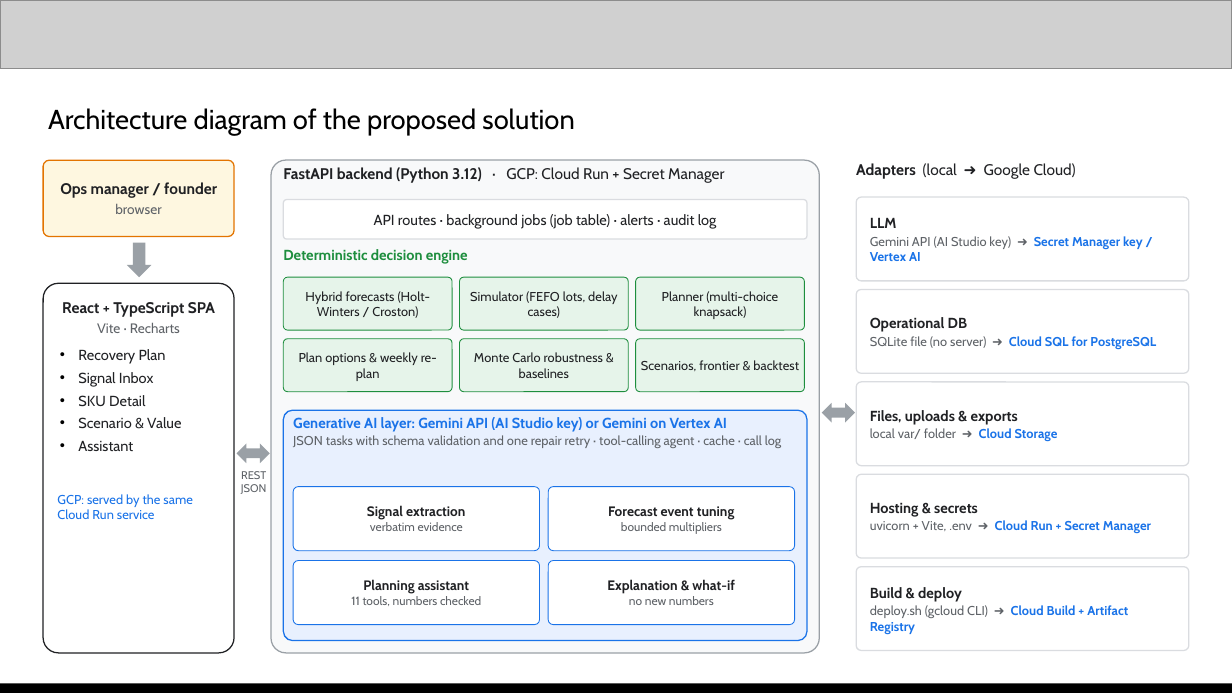
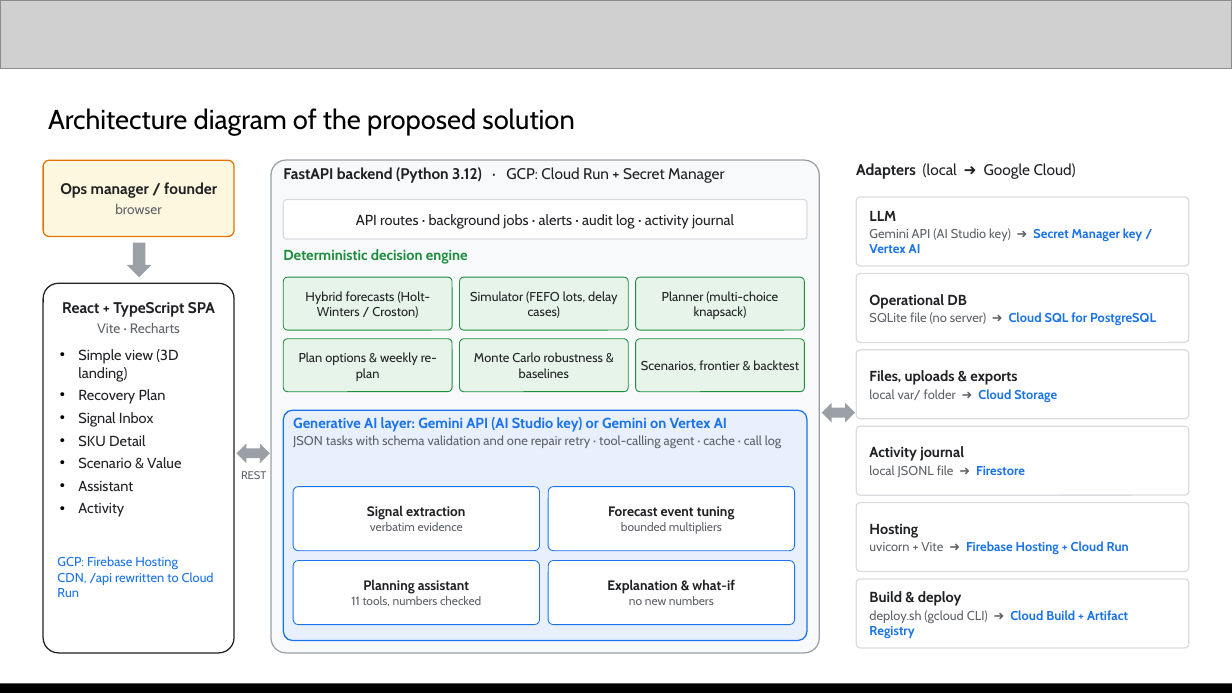
Before and after one commit to Xhahat/inventory-rescue, a slide deck: slide 7 of docs/Inventory_Rescue_AI_Builder_Cup.pptx. Drawn at 1232x693 pixels with LibreOffice and Linux fonts; fonts in the diff are those of the drawing; grey boxes stand for pictures. Boxes give left, top, right and bottom in pixels: in the first picture for what was removed or moved away, otherwise in the second. Text is boxed around its words. In the diff, an @@ line names an element or a change of style, - is before the commit and + after.

Commit message:
Update pitch deck for Firebase, Firestore and the new GUI; add PDF

```diff
--- a/docs/Inventory_Rescue_AI_Builder_Cup.pptx
+++ b/docs/Inventory_Rescue_AI_Builder_Cup.pptx
@@ rounded rectangle "LLM": place and size @@
-rounded rectangle "LLM" at [856,197,1189,281]
+rounded rectangle "LLM" at [856,197,1189,266]
@@ text in rounded rectangle at [356,214,734,229]: text changed @@
-API routes · background jobs (job table) · alerts · audit log
+API routes · background jobs · alerts · audit log · activity journal
@@ rounded rectangle "Operational DB": place and size @@
-rounded rectangle "Operational DB" at [856,290,1189,373]
+rounded rectangle "Operational DB" at [856,274,1189,342]
@@ text in rounded rectangle at [78,349,178,382]: paragraph added @@
+• Simple view (3D landing)
@@ rounded rectangle "Files, uploads & exports": place and size @@
-rounded rectangle "Files, uploads & exports" at [856,382,1189,466]
+rounded rectangle "Files, uploads & exports" at [856,350,1189,419]
@@ rounded rectangle added at [856,426,1189,495], fill #FFFFFF, outline #DADCE0 0.75 pt, 7.5 pt, text #202124, bold @@
+Activity journal
+local JSONL file ➜ Firestore
@@ text at [241,471,266,479]: text changed @@
-REST JSON
+REST
@@ text in rounded rectangle at [57,502,214,597]: text changed @@
-GCP: served by the same Cloud Run service
+• Activity
+GCP: Firebase Hosting CDN, /api rewritten to Cloud Run
@@ rounded rectangle "Hosting": place and size @@
-rounded rectangle "Hosting" at [856,474,1189,558]
+rounded rectangle "Hosting" at [856,503,1189,572]
@@ text in rounded rectangle at [869,523,1129,555]: text changed @@
-Hosting & secrets
-uvicorn + Vite, .env ➜ Cloud Run + Secret Manager
+Hosting
+uvicorn + Vite ➜ Firebase Hosting + Cloud Run
@@ rounded rectangle "Build & deploy": place and size @@
-rounded rectangle "Build & deploy" at [856,567,1189,650]
+rounded rectangle "Build & deploy" at [856,579,1189,648]
```
Also in this commit, not shown: 8 other slides changed, 1 other file.
